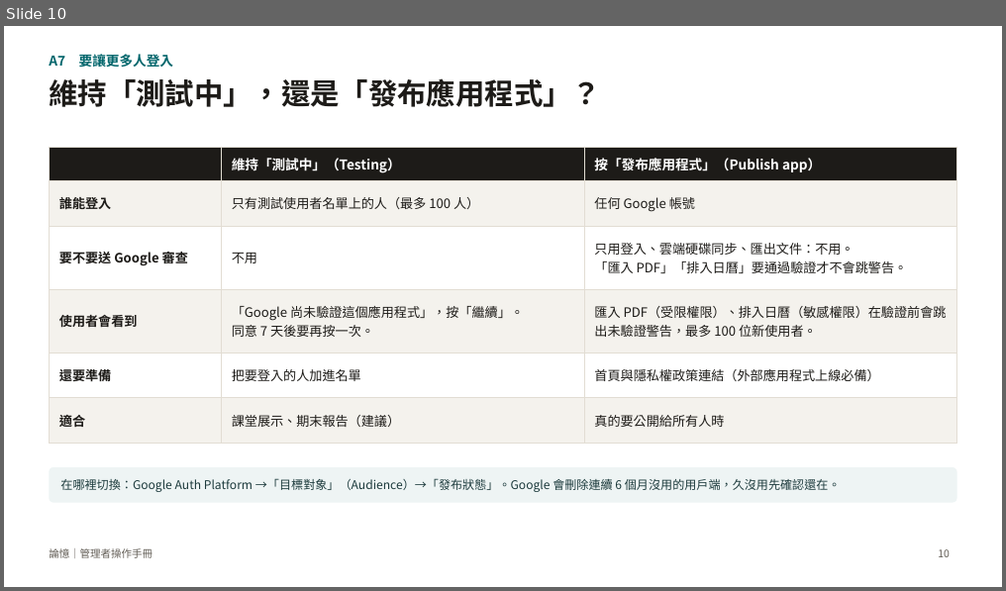
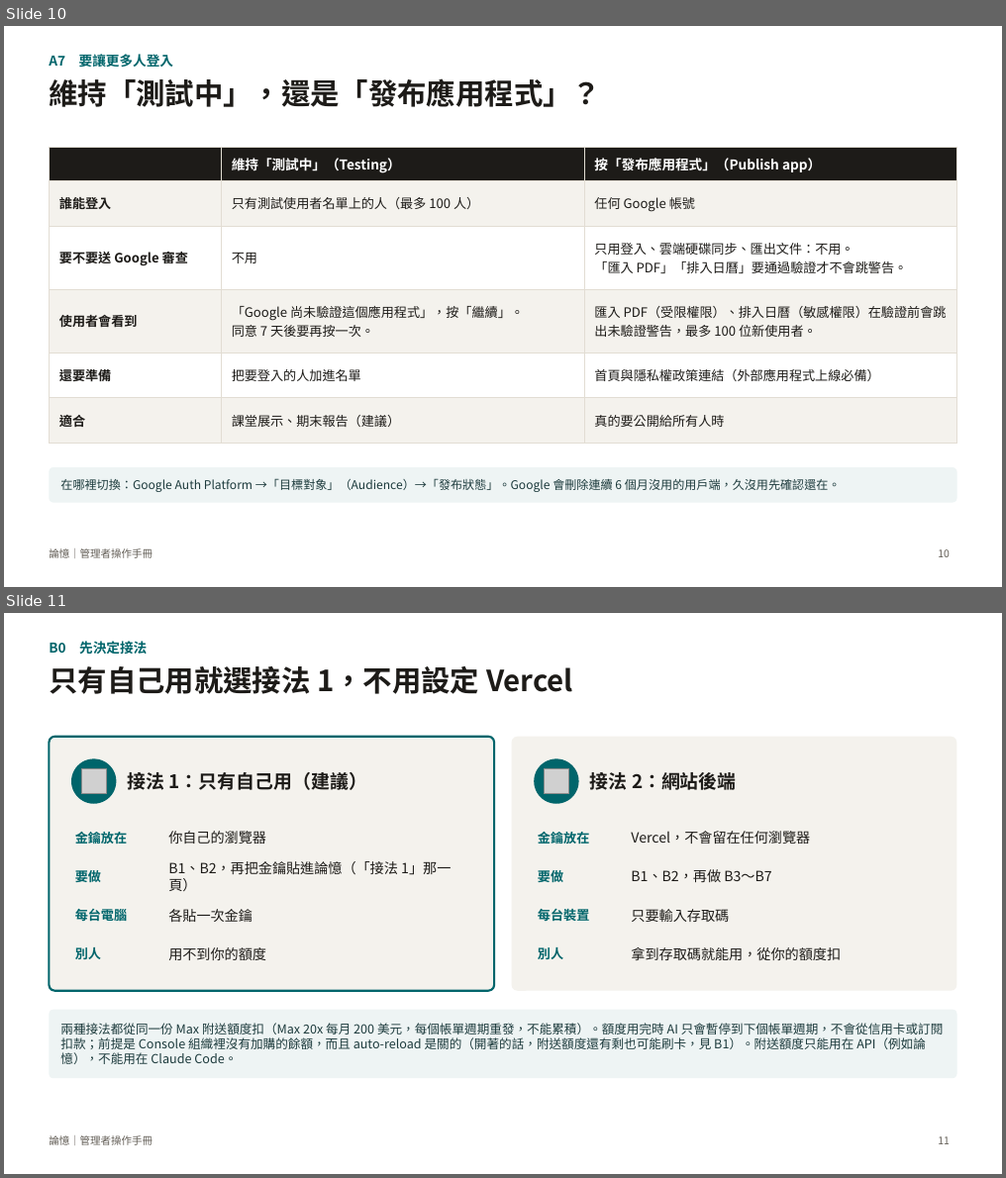
Before and after one commit to charleslin2003-prog/Journal-Article-Memory-Tool, a slide deck: docs/管理者操作手冊_論憶.pptx. Shown one above the other, each under a label of ours: slide 10 before the commit, slides 10 and 11 after it. The pictures are 1006x591 and 1006x1178 pixels, drawn with LibreOffice and Linux fonts; fonts in the diff are those of the drawing; grey boxes stand for pictures. Boxes give left, top, right and bottom in pixels: in the first picture for what was removed or moved away, otherwise in the second. Text is boxed around its words. In the diff, an @@ line names an element or a change of style, - is before the commit and + after.

```diff
--- a/docs/管理者操作手冊_論憶.pptx
+++ b/docs/管理者操作手冊_論憶.pptx
@@ slide 11 added at (4, 613, 1002, 1174), background #FFFFFF; not listed: 1 template element that a slide beside it also shows @@
@@ text added at (49, 641, 147, 654), 13 pt, text #00656B, bold @@
+B0 先決定接法
@@ title added at (49, 666, 573, 694), 28 pt, text #1D1B18, bold @@
+只有自己用就選接法 1，不用設定 Vercel
@@ rounded rectangle added at (49, 737, 494, 991), fill #F4F2ED, outline #00656B 2 pt @@
@@ ellipse added at (71, 759, 116, 804), fill #00656B @@
@@ rounded rectangle added at (512, 737, 957, 991), fill #F4F2ED @@
@@ ellipse added at (534, 759, 579, 804), fill #00656B @@
@@ picture added at (81, 768, 107, 794) @@
@@ text added at (128, 772, 367, 790), 18 pt, text #1D1B18, bold @@
+接法 1：只有自己用（建議）
@@ picture added at (544, 768, 569, 794) @@
@@ text added at (590, 772, 737, 790), 18 pt, text #1D1B18, bold @@
+接法 2：網站後端
@@ text added at (75, 832, 127, 844), 12.5 pt, text #00656B, bold @@
+金鑰放在
@@ text added at (168, 831, 266, 844), 13.5 pt, text #1D1B18 @@
+你自己的瀏覽器
@@ text added at (538, 832, 589, 844), 12.5 pt, text #00656B, bold @@
+金鑰放在
@@ text added at (631, 831, 810, 844), 13.5 pt, text #1D1B18 @@
+Vercel，不會留在任何瀏覽器
@@ text added at (75, 867, 101, 885), 12.5 pt, text #00656B, bold @@
+要做
@@ text added at (168, 861, 450, 891), 13.5 pt, text #1D1B18 @@
+B1、B2，再把金鑰貼進論憶（「接法 1」那一頁）
@@ text added at (538, 867, 563, 885), 12.5 pt, text #00656B, bold @@
+要做
@@ text added at (631, 869, 771, 882), 13.5 pt, text #1D1B18 @@
+B1、B2，再做 B3～B7
@@ text added at (75, 909, 127, 921), 12.5 pt, text #00656B, bold @@
+每台電腦
@@ text added at (168, 909, 252, 922), 13.5 pt, text #1D1B18 @@
+各貼一次金鑰
@@ text added at (538, 909, 589, 921), 12.5 pt, text #00656B, bold @@
+每台裝置
@@ text added at (631, 909, 729, 922), 13.5 pt, text #1D1B18 @@
+只要輸入存取碼
@@ text added at (75, 948, 101, 959), 12.5 pt, text #00656B, bold @@
+別人
@@ text added at (168, 948, 266, 960), 13.5 pt, text #1D1B18 @@
+用不到你的額度
@@ text added at (538, 948, 563, 959), 12.5 pt, text #00656B, bold @@
+別人
@@ text added at (631, 948, 841, 960), 13.5 pt, text #1D1B18 @@
+拿到存取碼就能用，從你的額度扣
@@ rounded rectangle added at (49, 1010, 957, 1078), fill #EEF4F4 @@
@@ text added at (60, 1023, 944, 1064), 12 pt, text #1D3B3D @@
+兩種接法都從同一份 Max 附送額度扣（Max 20x 每月 200 美元，每個帳單週期重發，不能累積）。額度用完時 AI 只會暫停到下個帳單週期，不會從信用卡或訂閱扣款；前提是 Console 組織裡沒有加購的餘額，而且 auto-reload 是關的（開著的話，附送額度還有剩也可能刷卡，見 B1）。附送額度只能用在 API（例如論憶），不能用在 Claude Code。
@@ page number added at (938, 1137, 949, 1145), 10 pt, text #625D55 @@
+11
```
Also in this commit, not shown: 12 slides changed, 2 other slides added, 1 slide removed, 3 other files.
